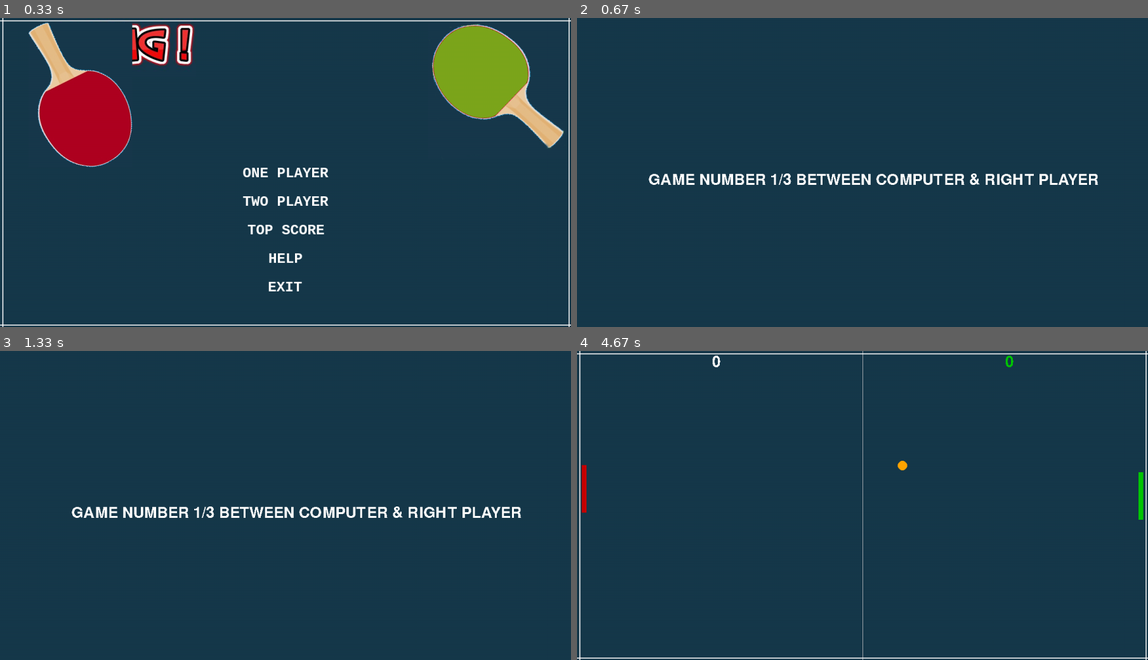
Above: before the commit, frames 1-4 (two rows, left to right).
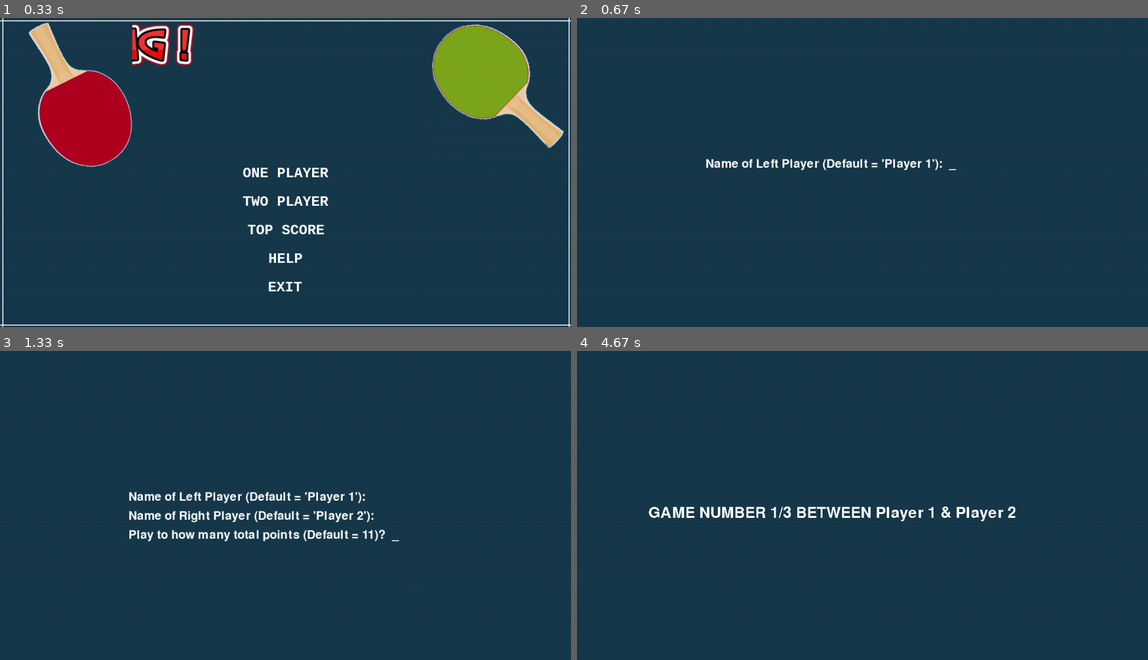
Above: after the commit, the same moments.

Repository: tbhaskar78/games
Game: pygame game, started from pong/pong.py
Two runs of this game, one before a commit and one after it. Both use one fixed random seed, a clock stepped at 60 frames per second and the inputs below.
Inputs (mouse positions are in pixels of both pictures, inside the frame that each line leads up to):
- Up to frame 1 (0.33 s): no input
- Up to frame 2 (0.67 s): click (862, 172) at 0.38 s
- Up to frame 3 (1.33 s): tap Enter at 0.67, 1 s
- Up to frame 4 (4.67 s): hold Esc 1.33-1.8 s; tap Enter at 1.4, 1.7 s

Frame 1 is identical in both runs. In frame 2, 2.2% of the frame differs, in the area x 12-92%, y 45-55%; in frame 3, 3.2%; in frame 4, 3.3%, in the area x 0-100%, y 0-100%.

Commit message:
added config screen to take player's names

Diff:
--- a/pong/common.py
+++ b/pong/common.py
@@ -16,7 +16,7 @@
 from pygame.sprite import RenderUpdates
 
 # CONSTANTS
-GAME_SCORE = 1
+GAME_SCORE = 11
 GAME_MAX_LEVEL = 3
 LENGTH_OF_PADDLE = 100
 SCREEN_WIDTH = 1200
@@ -28,6 +28,17 @@
 LIGHT_BLUE = (0, 0, 200)
 BLUE = (118, 155, 175)
 WHITE = (255, 255, 255)
+DARK_WINDOW = (82, 85, 82)
+SKY_COLOR = (0, 0, 173)
+GOR_COLOR = (255, 170, 82)
+BAN_COLOR = (255, 255, 82)
+EXPLOSION_COLOR = (255, 0, 0)
+SUN_COLOR = (255, 255, 0)
+DARK_RED_COLOR = (173, 0, 0)
+BLACK_COLOR = (0, 0, 0)
+WHITE_COLOR = (255, 255, 255)
+GRAY_COLOR = (173, 170, 173)
+
 BALL_SPEED = 6
 PADDLE_SPEED = 5
 
@@ -35,6 +46,7 @@
     """ Stores game parameters """
     def __init__(self):
         self.level = 1
+        self.Game_Score = 11
         self.score_time = True
         self.best_left_score = [0, 0]
         self.best_right_score = [0, 0]
@@ -76,6 +88,86 @@
 
     return image, image.get_rect()
 
+def getModCase(s, mod):
+    """Checks the state of the shift and caps lock keys, and switches the case of the s string if needed."""
+    if bool(mod & KMOD_RSHIFT or mod & KMOD_LSHIFT) ^ bool(mod & KMOD_CAPS):
+        return s.swapcase()
+    else:
+        return s
+
+def drawText(text, surfObj, x, y, fgcol, bgcol, pos='left'):
+    #GAME_FONT = pygame.font.SysFont(None, 20)
+    GAME_FONT = pygame.font.Font("freesansbold.ttf", 25)
+
+    textobj = GAME_FONT.render(text, 1, fgcol, bgcol) # creates the text in memory (it's not on a surface yet).
+    textrect = textobj.get_rect()
+
+    if pos == 'left':
+        textrect.topleft = (int(x), int(y))
+    elif pos == 'center':
+        textrect.midtop = (int(x), int(y))
+    surfObj.blit(textobj, textrect) # draws the text onto the surface
+    return textrect
+
+def inputMode(prompt, screenSurf, x, y, fgcol, bgcol, maxlen=12, allowed=None, pos='left', cursor='_', cursorBlink=False):
+    FPS = 30
+    GAME_CLOCK = pygame.time.Clock()
+    inputText = ''
+    """inputText will store the text of what the player has typed in so far."""
+    done = False
+    cursorTimestamp = time.time()
+    cursorShow = cursor
+    while not done:
+        if cursor and cursorBlink and time.time() - 1.0 > cursorTimestamp:
+            if cursorShow == cursor:
+                cursorShow = '   '
+            else:
+                cursorShow = cursor
+            cursorTimestamp = time.time()
+
+        for event in pygame.event.get():
+            if event.type == QUIT:
+                terminate()
+            elif event.type == KEYUP:
+                if event.key == K_ESCAPE:
+                    return None
+                elif event.key == K_RETURN:
+                    done = True
+                    if cursorShow:
+                        cursorShow = '   '
+                elif event.key == K_BACKSPACE:
+                    if len(inputText):
+                        drawText(prompt + inputText + cursorShow, screenSurf, textrect.left, textrect.top, bgcol, bgcol, 'left')
+                        inputText = inputText[:-1]
+                else:
+                    if len(inputText) >= maxlen or (allowed is not None and chr(event.key) not in allowed):
+                        continue
+                    if event.key >= 32 and event.key < 128:
+                        inputText += getModCase(chr(event.key), event.mod)
+
+        textrect = drawText(prompt + cursorShow, screenSurf, x, y, fgcol, bgcol, pos)
+        drawText(prompt + inputText + cursorShow, screenSurf, textrect.left, textrect.top, fgcol, bgcol, 'left')
+        pygame.display.update()
+        GAME_CLOCK.tick(FPS)
+    return inputText
+
+def waitForPlayerToPressKey():
+    """Calling this function will pause the program until the user presses a key. The key is returned."""
+    while True:
+        key = checkForKeyPress()
+        if key:
+            return key
+
+def checkForKeyPress():
+    for event in pygame.event.get():
+        if event.type == QUIT:
+            terminate()
+        if event.type == KEYUP:
+            if event.key == K_ESCAPE: # pressing escape quits
+                terminate()
+            return event.key
+    return False
+
 class Head(pygame.sprite.Sprite):
     def __init__(self):
         pygame.sprite.Sprite.__init__(self)
--- a/pong/gameloop.py
+++ b/pong/gameloop.py
@@ -256,6 +256,8 @@
                 return GameState.TITLE
             # control rightPlayer paddle
             if event.type == pygame.KEYDOWN:
+                if event.key == pygame.K_ESCAPE:
+                    return GameState.TITLE
                 if event.key == pygame.K_DOWN:
                     playerParam.rightPlayer_speed += PADDLE_SPEED
                 if event.key == pygame.K_UP:
@@ -277,7 +279,7 @@
                 if event.key == pygame.K_w:
                     playerParam.leftPlayer_speed += PADDLE_SPEED
 
-        if playerParam.leftPlayer_score >= GAME_SCORE:
+        if playerParam.leftPlayer_score >= gameParam.Game_Score:
             if int(gameParam.best_left_score[0]) < playerParam.leftPlayer_score:
                 gameParam.best_left_score[0] = str(playerParam.leftPlayer_score)
                 gameParam.best_left_score[1] = str(playerParam.rightPlayer_score)
@@ -303,7 +305,7 @@
             levelUp(scr, gameParam)
             return game_state
 
-        elif playerParam.rightPlayer_score >= GAME_SCORE:
+        elif playerParam.rightPlayer_score >= gameParam.Game_Score:
             if int(gameParam.best_right_score[0]) < playerParam.rightPlayer_score:
                 gameParam.best_right_score[0] = str(playerParam.rightPlayer_score)
                 gameParam.best_right_score[1] = str(playerParam.leftPlayer_score)
--- a/pong/pong.py
+++ b/pong/pong.py
@@ -153,6 +153,39 @@
             if event.type == MOUSEBUTTONDOWN:
                 return
 
+def showSettingsScreen(scr, p1name=None, p2name=None, twoPlayers=False):
+    """This is the screen that lets the user type in their name and settings for the game."""
+    points = None
+    screenSurf = scr.screen
+    SCR_WIDTH = scr.screen_width
+    SCR_HEIGHT = scr.screen_height
+
+    screenSurf.fill(BG_COLOR)
+
+    while p1name is None:
+        p1name = inputMode("Name of Left Player (Default = 'Player 1'):  ", screenSurf, SCR_WIDTH / 2 - 330,
+                SCR_HEIGHT/2-30, WHITE, BG_COLOR, maxlen=10, pos='left', cursorBlink=True)
+    if p1name == '':
+        p1name = 'Player 1'
+
+    while p2name is None:
+        p2name = inputMode("Name of Right Player (Default = 'Player 2'):  ", screenSurf, SCR_WIDTH / 2 - 330,
+                (SCR_HEIGHT/2)+10, WHITE, BG_COLOR, maxlen=10, pos='left', cursorBlink=True)
+    if p2name == '':
+        p2name = 'Player 2'
+
+    while points is None:
+        points = inputMode("Play to how many total points (Default = 11)?  ", screenSurf, SCR_WIDTH / 2 - 330,
+                (SCR_HEIGHT/2)+50, WHITE, BG_COLOR, maxlen=6, allowed='0123456789', pos='left', cursorBlink=True)
+    if points == '':
+        points = 11
+    else:
+        points = int(points)
+
+    pygame.display.update()
+
+    return p1name, p2name, points
+
 def main():
     pygame.mixer.pre_init(44100, -16, 2, 128)
     pygame.init()
@@ -205,12 +238,14 @@
 
         if game_state == GameState.ONE_PLAYER:
             player.two_player = False
+            player.Left_Name, player.Right_Name, game_state.Game_Score = showSettingsScreen(screen)
             pygame.mixer.stop()
             game_state = play_pong(screen, player, gameParam, game_state)
             pygame.mixer.stop()
 
         if game_state == GameState.TWO_PLAYER:
             player.two_player = True
+            player.Left_Name, player.Right_Name, game_state.Game_Score = showSettingsScreen(screen, None, None, True)
             pygame.mixer.stop()
             game_state = play_pong(screen, player, gameParam, game_state)
             pygame.mixer.stop()
Not shown, added: pong/assets/__score.RIGHT PLAYER
